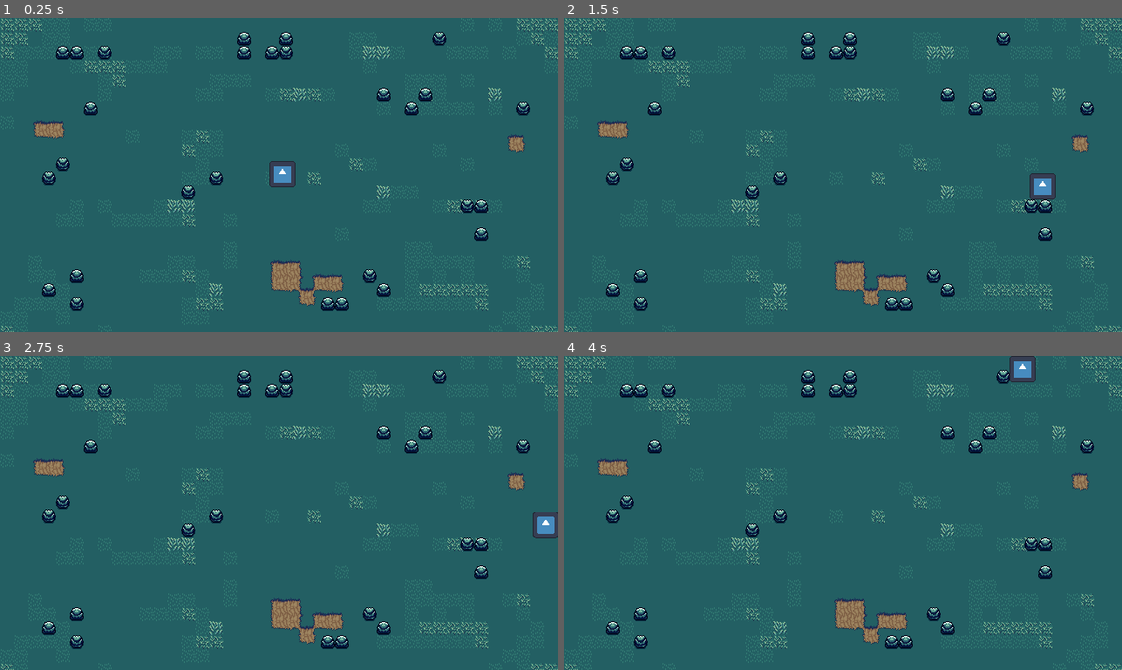
Above: before the commit, frames 1-4 (two rows, left to right).
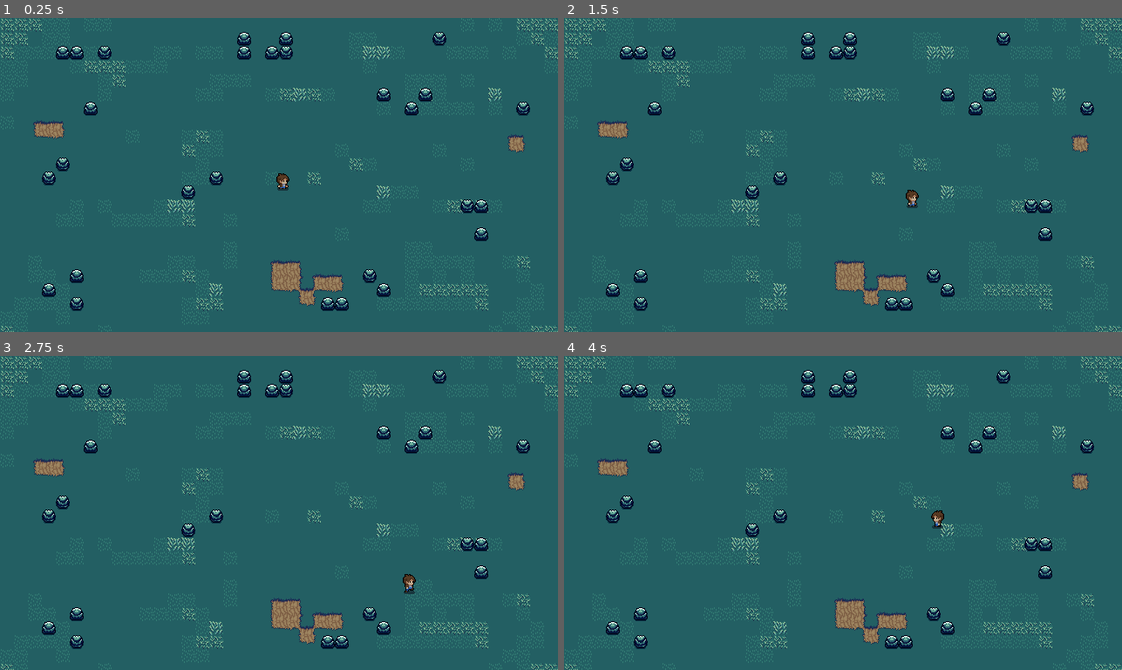
Above: after the commit, the same moments.

Repository: sorayaboza/SpriteSheet-Workshop
Game: Godot game, scene res://main.tscn
The game is run twice, just before and just after one commit, with the same random seed, the same clock (stepped at 60 frames per second) and the same inputs. The engine's default icon, where the game draws it, is replaced by a stand-in: a white triangle on a blue panel in a dark square.
Inputs:
- Up to frame 1 (0.25 s): no input
- Up to frame 2 (1.5 s): hold D (move_right) 0.53-1.28 s; hold S (move_down) from 1.28 s (still down)
- Up to frame 3 (2.75 s): tap Enter at 2 s; release S (move_down) at 2.03 s; hold D (move_right) from 2.03 s (still down)
- Up to frame 4 (4 s): release D (move_right) at 2.78 s; hold W (move_up) 2.78-3.53 s; hold A (move_left) from 3.53 s (still down)

The runs differ from the first frame. In frame 1, 0.4% of the frame differs, in the area x 48-53%, y 45-55%; in frame 2, 0.5%, in the area x 61-89%, y 49-61%; in frame 3, 0.5%; in frame 4, 0.5%.

Commit message:
added main menu

Diff:
--- a/Scenes/player.tscn
+++ b/Scenes/player.tscn
@@ -1,22 +1,122 @@
-[gd_scene load_steps=4 format=3 uid="uid://r6if6juvteve"]
+[gd_scene load_steps=17 format=3 uid="uid://r6if6juvteve"]
 
 [ext_resource type="Script" path="res://Scripts/player.gd" id="1_s53nl"]
-[ext_resource type="Texture2D" uid="uid://butfsu3e8l24c" path="res://Assets/icon.svg" id="2_w4on7"]
+[ext_resource type="Texture2D" uid="uid://dqoy22lefvshx" path="res://Assets/player.png" id="2_tjfnc"]
+
+[sub_resource type="AtlasTexture" id="AtlasTexture_kbwgm"]
+atlas = ExtResource("2_tjfnc")
+region = Rect2(0, 48, 48, 48)
+
+[sub_resource type="AtlasTexture" id="AtlasTexture_8hbuf"]
+atlas = ExtResource("2_tjfnc")
+region = Rect2(48, 48, 48, 48)
+
+[sub_resource type="AtlasTexture" id="AtlasTexture_ij6lk"]
+atlas = ExtResource("2_tjfnc")
+region = Rect2(96, 48, 48, 48)
+
+[sub_resource type="AtlasTexture" id="AtlasTexture_ekp7h"]
+atlas = ExtResource("2_tjfnc")
+region = Rect2(144, 48, 48, 48)
+
+[sub_resource type="AtlasTexture" id="AtlasTexture_db3h0"]
+atlas = ExtResource("2_tjfnc")
+region = Rect2(192, 48, 48, 48)
+
+[sub_resource type="AtlasTexture" id="AtlasTexture_2elaq"]
+atlas = ExtResource("2_tjfnc")
+region = Rect2(240, 48, 48, 48)
+
+[sub_resource type="AtlasTexture" id="AtlasTexture_n01x0"]
+atlas = ExtResource("2_tjfnc")
+region = Rect2(0, 192, 48, 48)
+
+[sub_resource type="AtlasTexture" id="AtlasTexture_2gak3"]
+atlas = ExtResource("2_tjfnc")
+region = Rect2(48, 192, 48, 48)
+
+[sub_resource type="AtlasTexture" id="AtlasTexture_o5y5u"]
+atlas = ExtResource("2_tjfnc")
+region = Rect2(96, 192, 48, 48)
+
+[sub_resource type="AtlasTexture" id="AtlasTexture_vk3d1"]
+atlas = ExtResource("2_tjfnc")
+region = Rect2(144, 192, 48, 48)
+
+[sub_resource type="AtlasTexture" id="AtlasTexture_5e0bq"]
+atlas = ExtResource("2_tjfnc")
+region = Rect2(192, 192, 48, 48)
+
+[sub_resource type="AtlasTexture" id="AtlasTexture_rvh36"]
+atlas = ExtResource("2_tjfnc")
+region = Rect2(240, 192, 48, 48)
+
+[sub_resource type="SpriteFrames" id="SpriteFrames_yhv5s"]
+animations = [{
+"frames": [{
+"duration": 1.0,
+"texture": SubResource("AtlasTexture_kbwgm")
+}, {
+"duration": 1.0,
+"texture": SubResource("AtlasTexture_8hbuf")
+}, {
+"duration": 1.0,
+"texture": SubResource("AtlasTexture_ij6lk")
+}, {
+"duration": 1.0,
+"texture": SubResource("AtlasTexture_ekp7h")
+}, {
+"duration": 1.0,
+"texture": SubResource("AtlasTexture_db3h0")
+}, {
+"duration": 1.0,
+"texture": SubResource("AtlasTexture_2elaq")
+}],
+"loop": true,
+"name": &"x_idle",
+"speed": 5.0
+}, {
+"frames": [{
+"duration": 1.0,
+"texture": SubResource("AtlasTexture_n01x0")
+}, {
+"duration": 1.0,
+"texture": SubResource("AtlasTexture_2gak3")
+}, {
+"duration": 1.0,
+"texture": SubResource("AtlasTexture_o5y5u")
+}, {
+"duration": 1.0,
+"texture": SubResource("AtlasTexture_vk3d1")
+}, {
+"duration": 1.0,
+"texture": SubResource("AtlasTexture_5e0bq")
+}, {
+"duration": 1.0,
+"texture": SubResource("AtlasTexture_rvh36")
+}],
+"loop": true,
+"name": &"x_movement",
+"speed": 5.0
+}]
 
 [sub_resource type="RectangleShape2D" id="RectangleShape2D_5181j"]
-size = Vector2(28, 30)
+size = Vector2(13, 17)
 
 [node name="Player" type="CharacterBody2D"]
 visibility_layer = 3
 position = Vector2(324, 179)
 script = ExtResource("1_s53nl")
 
-[node name="Sprite2D" type="Sprite2D" parent="."]
-visibility_layer = 3
+[node name="AnimatedSprite2D" type="AnimatedSprite2D" parent="."]
 texture_filter = 1
-scale = Vector2(0.234375, 0.234375)
-texture = ExtResource("2_w4on7")
+sprite_frames = SubResource("SpriteFrames_yhv5s")
+animation = &"x_idle"
+autoplay = "x_idle"
+frame = 3
+frame_progress = 0.975455
 
 [node name="CollisionShape2D" type="CollisionShape2D" parent="."]
 light_mask = 0
+position = Vector2(0.5, 8.5)
 shape = SubResource("RectangleShape2D_5181j")
--- a/Scripts/player.gd
+++ b/Scripts/player.gd
@@ -1,8 +1,10 @@
 extends CharacterBody2D
 
 
-const SPEED = 300.0
+const SPEED = 100.0
 const JUMP_VELOCITY = -400.0
+
+@onready var animator = $AnimatedSprite2D
 
 
 func _physics_process(_delta):
@@ -10,8 +12,16 @@
 	var x_direction = Input.get_axis("move_left", "move_right")
 	if x_direction:
 		velocity.x = x_direction * SPEED
+		# ADDING ANIMATION --------------
+		if velocity.x > 0:
+			animator.flip_h = false
+			animator.play("x_movement")
+		if velocity.x < 0:
+			animator.flip_h = true
+			animator.play("x_movement")
 	else:
 		velocity.x = move_toward(velocity.x, 0, SPEED)
+		animator.play("x_idle")
 
 	var y_direction = Input.get_axis("move_up", "move_down")
 	if y_direction:
